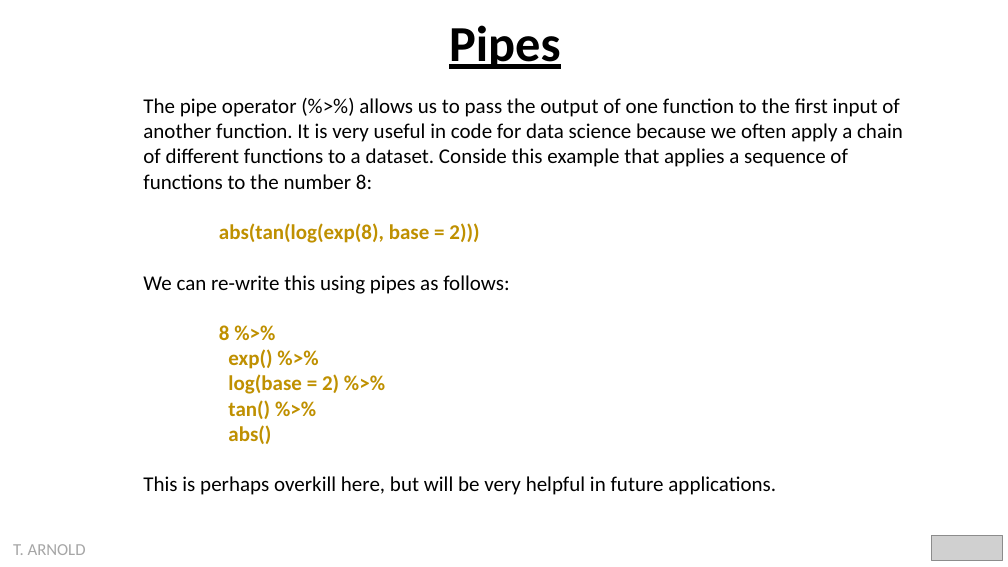
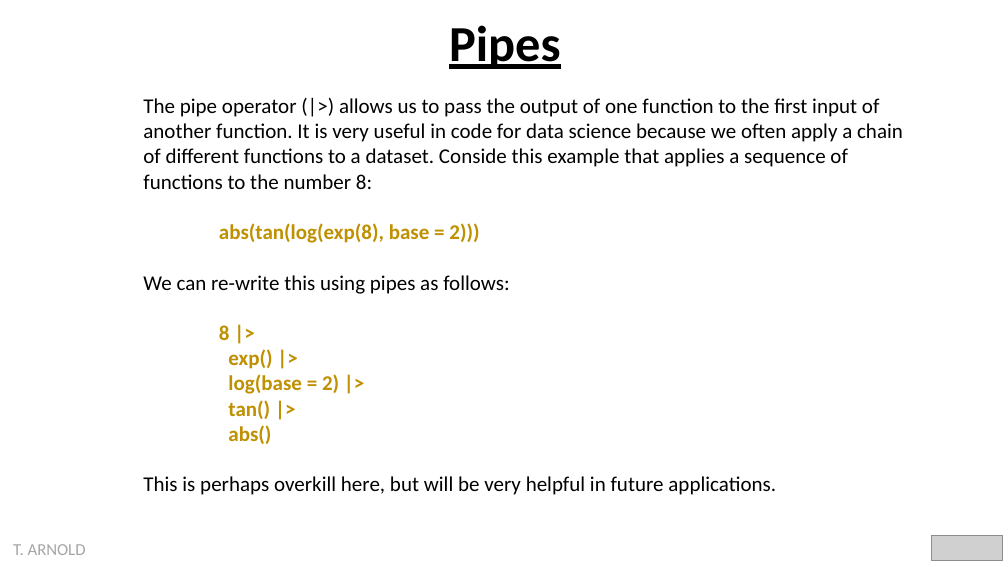
Before and after one commit to statsmaths/dsst289-s24, a slide deck: slide 11 of pslides/01_tabular_data.pptx. Drawn at 1008x567 pixels with LibreOffice and Linux fonts; fonts in the diff are those of the drawing; grey boxes stand for pictures. Boxes give left, top, right and bottom in pixels: in the first picture for what was removed or moved away, otherwise in the second. Text is boxed around its words. In the diff, an @@ line names an element or a change of style, - is before the commit and + after.

```diff
--- a/pslides/01_tabular_data.pptx
+++ b/pslides/01_tabular_data.pptx
@@ text at box(143, 98, 903, 189): text changed @@
-The pipe operator (%>%) allows us to pass the output of one function to the first input of another function. It is very useful in code for data science because we often apply a chain of different functions to a dataset. Conside this example that applies a sequence of functions to the number 8:
+The pipe operator (|>) allows us to pass the output of one function to the first input of another function. It is very useful in code for data science because we often apply a chain of different functions to a dataset. Conside this example that applies a sequence of functions to the number 8:
@@ text at box(219, 325, 339, 419): text changed @@
-8 %>%
-exp() %>%
-log(base = 2) %>%
-tan() %>%
+8 |>
+exp() |>
+log(base = 2) |>
+tan() |>
```
Also in this commit, not shown: 7 other files.
